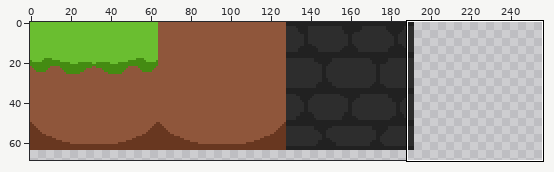
Two versions of one sprite sheet, Assets/Sprites/Tileset.png. The picture above shows the old version from afar; the outline marks the close-up.
Close-up. Before the commit:
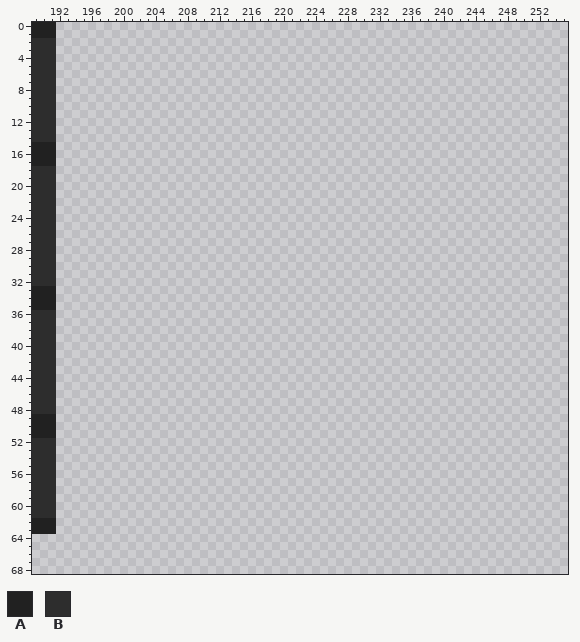
The file is 256x256 pixels. Colours within 5 levels of each other are drawn and written as one. Shown: x 189..255, y 0..68. The wide view leaves out empty margins.
Palette (. is transparent): A #212121  B #2d2d2d
Pixels before (only the part around the change), first column x 189:
 0 AAA................................................................
 1 AAA................................................................
 2 BBB................................................................
 3 BBB................................................................
 4 BBB................................................................
 5 BBB................................................................
 6 BBB................................................................
 7 BBB................................................................
 8 BBB................................................................
 9 BBB................................................................
10 BBB................................................................
11 BBB................................................................
12 BBB................................................................
13 BBB................................................................
14 BBB................................................................
15 AAA................................................................
16 AAA................................................................
17 AAA................................................................
18 BBB................................................................
19 BBB................................................................
20 BBB................................................................
21 BBB................................................................
22 BBB................................................................
23 BBB................................................................
24 BBB................................................................
25 BBB................................................................
26 BBB................................................................
27 BBB................................................................
28 BBB................................................................
29 BBB................................................................
30 BBB................................................................
31 BBB................................................................
32 BBB................................................................
33 AAA................................................................
34 AAA................................................................
35 AAA................................................................
36 BBB................................................................
37 BBB................................................................
38 BBB................................................................
39 BBB................................................................
40 BBB................................................................
41 BBB................................................................
42 BBB................................................................
43 BBB................................................................
44 BBB................................................................
45 BBB................................................................
46 BBB................................................................
47 BBB................................................................
48 BBB................................................................
49 AAA................................................................
50 AAA................................................................
51 AAA................................................................
52 BBB................................................................
53 BBB................................................................
54 BBB................................................................
55 BBB................................................................
56 BBB................................................................
57 BBB................................................................
58 BBB................................................................
59 BBB................................................................
60 BBB................................................................
61 BBB................................................................
62 AAA................................................................
63 AAA................................................................
64 ...................................................................
65 ...................................................................
66 ...................................................................
67 ...................................................................
68 ...................................................................
Once edited:
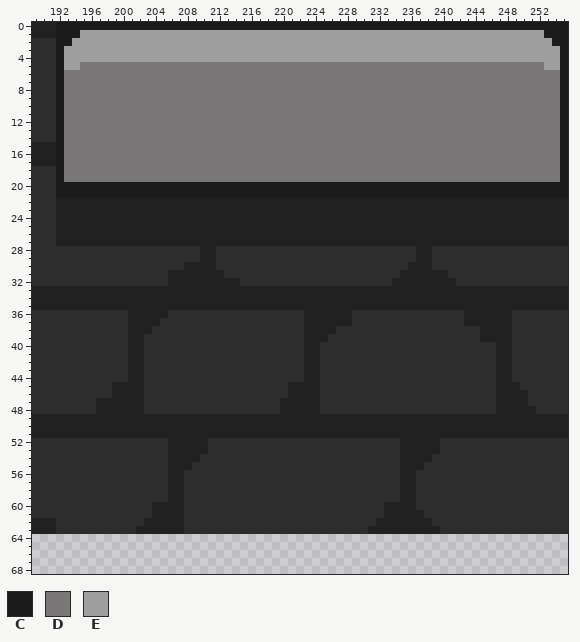
Colours new in this view: C #1b1b1b  D #797777  E #9e9e9e
The exact change:
There is now colour A in rows 22 to 27 at x 192 to 255; in rows 28 to 29 at x 210 to 211 and 237 to 238; in row 30 at x 208 to 211 and 236 to 238; in row 31 at x 206 to 212 and 235 to 240; in row 32 at x 206 to 214 and 234 to 241; in rows 33 to 35 at x 192 to 255.
There is now colour A in row 36 at x 201 to 205, 223 to 228 and 243 to 248; in row 37 at x 201 to 204, 223 to 228 and 243 to 248; in row 38 at x 201 to 203, 223 to 226 and 245 to 248; in row 39 at x 201 to 202, 223 to 225 and 245 to 248; in rows 40 to 44 at x 201 to 202, 223 to 224 and 247 to 248; in row 45 at x 199 to 202, 221 to 224 and 247 to 249.
There is now colour A in row 46 at x 199 to 202, 221 to 224 and 247 to 250; in row 47 at x 197 to 202, 220 to 224 and 247 to 250; in row 48 at x 197 to 202, 220 to 224 and 247 to 251; in rows 49 to 51 at x 192 to 255; in rows 52 to 53 at x 206 to 210 and 235 to 239; in row 54 at x 206 to 209 and 235 to 238.
There is now colour A in row 55 at x 206 to 208 and 235 to 237; in rows 56 to 59 at x 206 to 207 and 235 to 236; in row 60 at x 204 to 207 and 233 to 236; in row 61 at x 204 to 207 and 233 to 237; in row 62 at x 203 to 207 and 232 to 238; in row 63 at x 202 to 207 and 231 to 239.
There is now colour B in rows 28 to 29 at x 192 to 209, 212 to 236 and 239 to 255; in row 30 at x 192 to 207, 212 to 235 and 239 to 255; in row 31 at x 192 to 205, 213 to 234 and 241 to 255; in row 32 at x 192 to 205, 215 to 233 and 242 to 255; in row 36 at x 192 to 200, 206 to 222, 229 to 242 and 249 to 255; in row 37 at x 192 to 200, 205 to 222, 229 to 242 and 249 to 255.
There is now colour B in row 38 at x 192 to 200, 204 to 222, 227 to 244 and 249 to 255; in row 39 at x 192 to 200, 203 to 222, 226 to 244 and 249 to 255; in rows 40 to 44 at x 192 to 200, 203 to 222, 225 to 246 and 249 to 255; in row 45 at x 192 to 198, 203 to 220, 225 to 246 and 250 to 255; in row 46 at x 192 to 198, 203 to 220, 225 to 246 and 251 to 255; in row 47 at x 192 to 196, 203 to 219, 225 to 246 and 251 to 255.
There is now colour B in row 48 at x 192 to 196, 203 to 219, 225 to 246 and 252 to 255; in rows 52 to 53 at x 192 to 205, 211 to 234 and 240 to 255; in row 54 at x 192 to 205, 210 to 234 and 239 to 255; in row 55 at x 192 to 205, 209 to 234 and 238 to 255; in rows 56 to 59 at x 192 to 205, 208 to 234 and 237 to 255; in row 60 at x 192 to 203, 208 to 232 and 237 to 255.
There is now colour B in row 61 at x 192 to 203, 208 to 232 and 238 to 255; in row 62 at x 192 to 202, 208 to 231 and 239 to 255; in row 63 at x 192 to 201, 208 to 230 and 240 to 255.
There is now colour C in row 0 at x 192 to 255; in row 1 at x 192 to 194 and 253 to 255; in row 2 at x 192 to 193 and 254 to 255; in rows 3 to 19 at x 192 and 255; in rows 20 to 21 at x 192 to 255.
There is now colour D in row 5 at x 195 to 252; in rows 6 to 19 at x 193 to 254.
There is now colour E in row 1 at x 195 to 252; in row 2 at x 194 to 253; in rows 3 to 4 at x 193 to 254; in row 5 at x 193 to 194 and 253 to 254.
